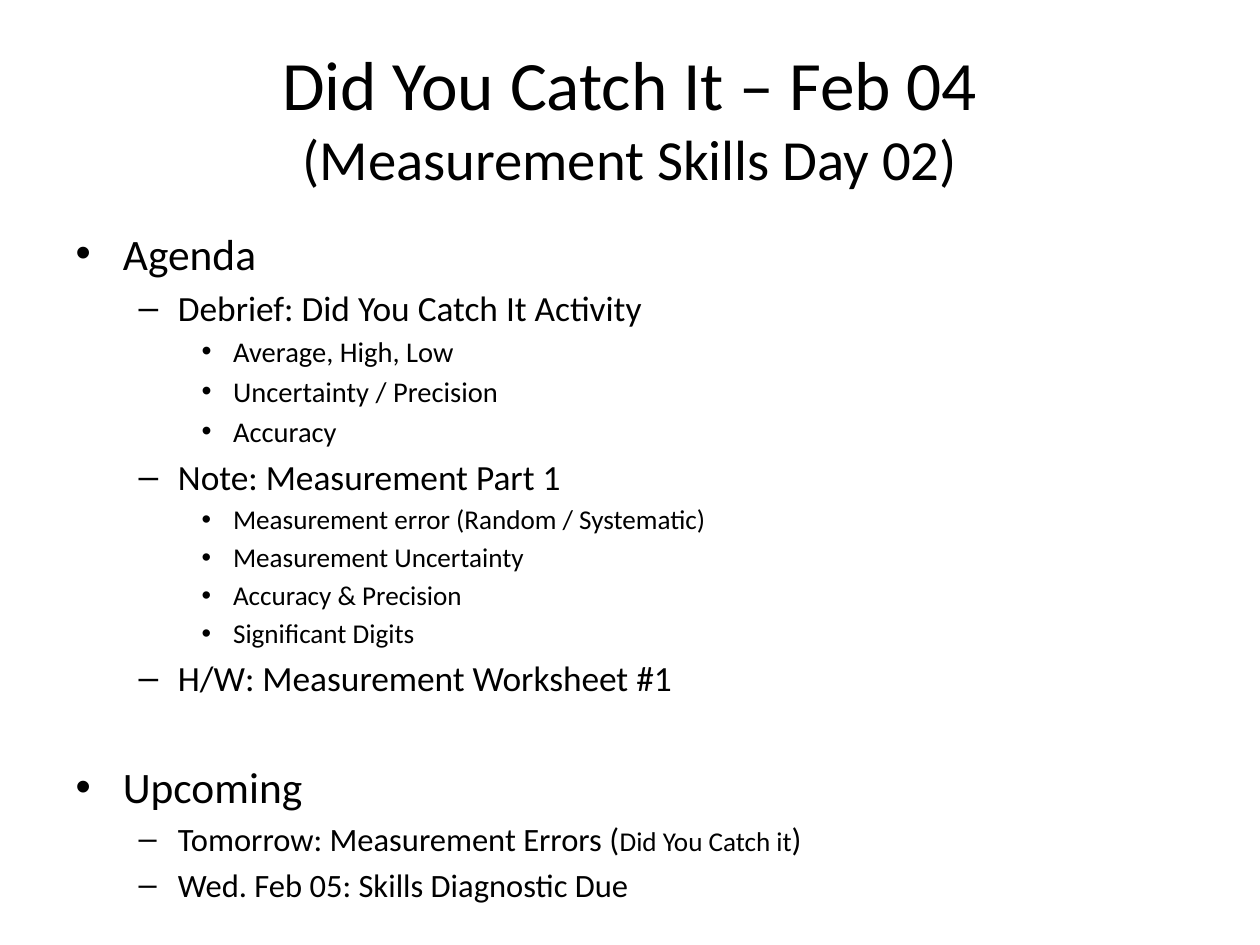
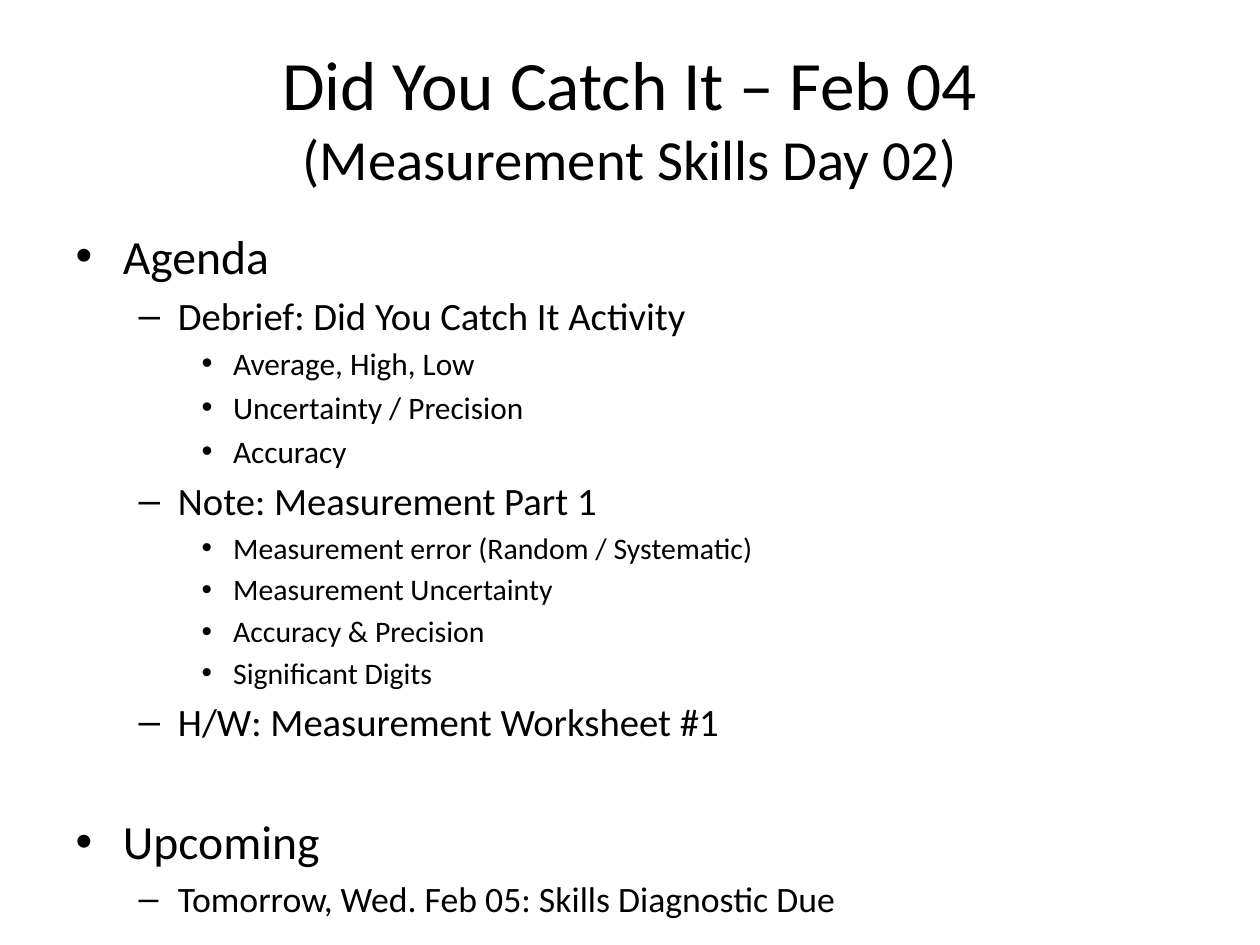
Before and after one commit to Greg5519/SPH3U0, a slide deck: slide 2 of Daily Agendas/Day1.2_DidYouCatchIt.pptx. Drawn at 1260x945 pixels with LibreOffice and Linux fonts; fonts in the diff are those of the drawing. Boxes give left, top, right and bottom in pixels: in the first picture for what was removed or moved away, otherwise in the second. Text is boxed around its words. In the diff, an @@ line names an element or a change of style, - is before the commit and + after.

Commit message:
am

```diff
--- a/Daily Agendas/Day1.2_DidYouCatchIt.pptx
+++ b/Daily Agendas/Day1.2_DidYouCatchIt.pptx
@@ text at [123, 241, 752, 868]: size 24.8 to 27.2 pt in "Agenda", "Upcoming"; size 20.1 to 22.1 pt in "Debrief: Did You Catch It Activity", "Note: Measurement Part 1", "H/W: Measurement Worksheet #1"; size 16.3 to 17.9 pt in "Average, High, Low", "Uncertainty / Precision", "Accuracy"; size 15.5 to 17 pt in "Measurement error (Random / Systematic)", "Measurement Uncertainty", "Accuracy & Precision", "Significant Digits" @@
@@ text at [178, 887, 834, 918]: text changed; size 18.6 to 20.4 pt @@
-  – Tomorrow: Measurement Errors (Did You Catch it)
-  – Wed. Feb 05: Skills Diagnostic Due
+  – Tomorrow, Wed. Feb 05: Skills Diagnostic Due
```
Also in this commit, not shown: 1 slide added.
